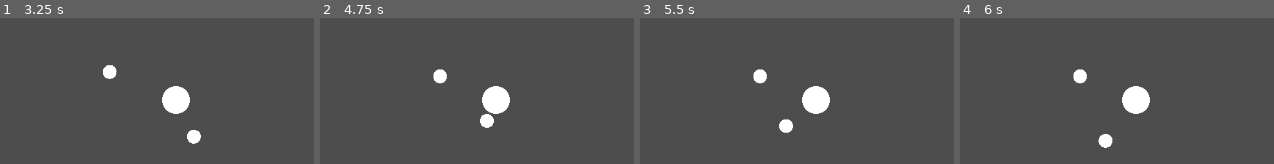
Above: before the commit, frames 1-4 (left to right).
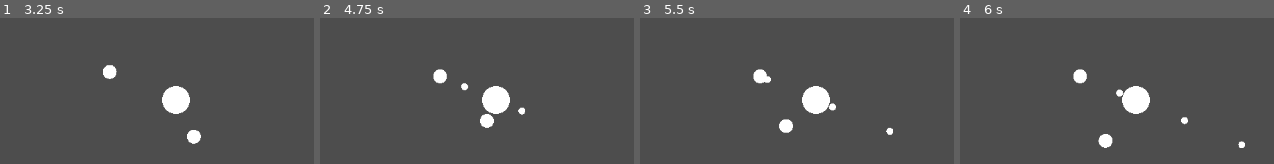
Above: after the commit, the same moments.

Repository: elemel/unholy-sanctum
Game: Godot game, scene res://scenes/main.tscn
Same seed, same stepped clock (60 frames per second), same inputs: the game is played once before the commit and once after it.
Inputs:
- Up to frame 1 (3.25 s): tap Enter at 0.5 s; hold D (move_right) 0.53-1.28 s; hold S (move_down) 1.28-2.03 s; hold D (move_right) 2.03-2.78 s; hold W (move_up) from 2.78 s (still down)
- Up to frame 2 (4.75 s): release W (move_up) at 3.53 s; hold A (move_left) from 3.53 s (still down)
- Up to frame 3 (5.5 s): release A (move_left) at 5.03 s; hold S (move_down) from 5.03 s (still down)
- Up to frame 4 (6 s): release S (move_down) at 5.78 s; hold D (move_right) from 5.78 s (still down)

Frame 1 is identical in both runs. In frame 2, 0.2% of the frame differs, in the area x 44-66%, y 44-67%; in frame 3, 0.3%; in frame 4, 0.3%, in the area x 49-91%, y 48-90%.

Commit message:
Add arrows

Diff:
--- /dev/null
+++ b/scenes/arrow.tscn
@@ -0,0 +1,19 @@
+[gd_scene load_steps=4 format=3 uid="uid://c8yctccb05y7b"]
+
+[ext_resource type="Script" path="res://scripts/arrow.gd" id="1_a7ig5"]
+
+[sub_resource type="CircleShape2D" id="CircleShape2D_vksvt"]
+radius = 5.0
+
+[sub_resource type="CapsuleMesh" id="CapsuleMesh_07nvb"]
+radius = 5.0
+height = 10.0
+
+[node name="Arrow" type="Area2D"]
+script = ExtResource("1_a7ig5")
+
+[node name="CollisionShape2D" type="CollisionShape2D" parent="."]
+shape = SubResource("CircleShape2D_vksvt")
+
+[node name="MeshInstance2D" type="MeshInstance2D" parent="."]
+mesh = SubResource("CapsuleMesh_07nvb")
--- a/scenes/main.tscn
+++ b/scenes/main.tscn
@@ -1,7 +1,8 @@
-[gd_scene load_steps=7 format=3 uid="uid://dv6v6kt221hpn"]
+[gd_scene load_steps=8 format=3 uid="uid://dv6v6kt221hpn"]
 
 [ext_resource type="Script" path="res://scripts/necromancer.gd" id="1_jo5mm"]
 [ext_resource type="Script" path="res://scripts/archer.gd" id="2_0ypv3"]
+[ext_resource type="PackedScene" uid="uid://c8yctccb05y7b" path="res://scenes/arrow.tscn" id="3_6xk7x"]
 
 [sub_resource type="CapsuleMesh" id="CapsuleMesh_jgrbc"]
 radius = 20.0
@@ -30,6 +31,7 @@
 
 [node name="Necromancer" type="CharacterBody2D" parent="."]
 position = Vector2(-51, 21)
+motion_mode = 1
 script = ExtResource("1_jo5mm")
 acceleration = 100.0
 speed = 50.0
@@ -42,9 +44,11 @@
 
 [node name="Archer" type="CharacterBody2D" parent="."]
 position = Vector2(-234, -99)
+motion_mode = 1
 script = ExtResource("2_0ypv3")
 acceleration = 100.0
 speed = 50.0
+arrow_scene = ExtResource("3_6xk7x")
 
 [node name="CollisionShape2D" type="CollisionShape2D" parent="Archer"]
 shape = SubResource("CircleShape2D_rs0lh")
--- a/scripts/archer.gd
+++ b/scripts/archer.gd
@@ -1,18 +1,33 @@
 extends CharacterBody2D
+class_name Archer
 
 @export var acceleration = 200.0
 @export var speed = 100.0
-@export var range = 100.0
+@export var fire_range = 100.0
+@export var arrow_scene: PackedScene
+@export var reload_duration = 1.0
 
-func _ready():
-    motion_mode = CharacterBody2D.MOTION_MODE_FLOATING
+var fire_time = 0.0
 
 func _physics_process(delta):
-    var direction = Vector2.ZERO
     var target = Vector2.ZERO
+    var target_distance = position.distance_to(target)
+    var target_direction = (target - position).normalized()
+    var move_direction = Vector2.ZERO
 
-    if position.distance_to(target) > range:
-        direction = (target - position).normalized()
+    if target_distance > fire_range:
+        move_direction = target_direction
+    else:
+        var now = 0.001 * Time.get_ticks_msec()
 
-    velocity = velocity.move_toward(speed * direction, acceleration * delta)
+        if arrow_scene != null and now > fire_time + reload_duration:
+            fire_time = now
+
+            var arrow: Arrow = arrow_scene.instantiate()
+            arrow.position = position
+            arrow.velocity = arrow.speed * target_direction
+
+            get_parent().add_child(arrow)
+
+    velocity = velocity.move_toward(speed * move_direction, acceleration * delta)
     move_and_slide()
--- /dev/null
+++ b/scripts/arrow.gd
@@ -0,0 +1,24 @@
+extends Area2D
+class_name Arrow
+
+@export var speed = 100.0
+@export var life_duration = 3.0
+
+var creation_time = 0.0
+var velocity = Vector2.ZERO
+
+func _ready():
+    creation_time = 0.001 * Time.get_ticks_msec()
+    body_entered.connect(_on_body_entered)
+
+func _physics_process(delta: float) -> void:
+    var now = 0.001 * Time.get_ticks_msec()
+
+    if now - creation_time > life_duration:
+        queue_free()
+        return
+
+    position += velocity * delta
+
+func _on_body_entered(body: Node2D):
+    print(body)
--- a/scripts/necromancer.gd
+++ b/scripts/necromancer.gd
@@ -1,4 +1,5 @@
 extends CharacterBody2D
+class_name Necromancer
 
 @export var acceleration = 200.0
 @export var speed = 100.0
